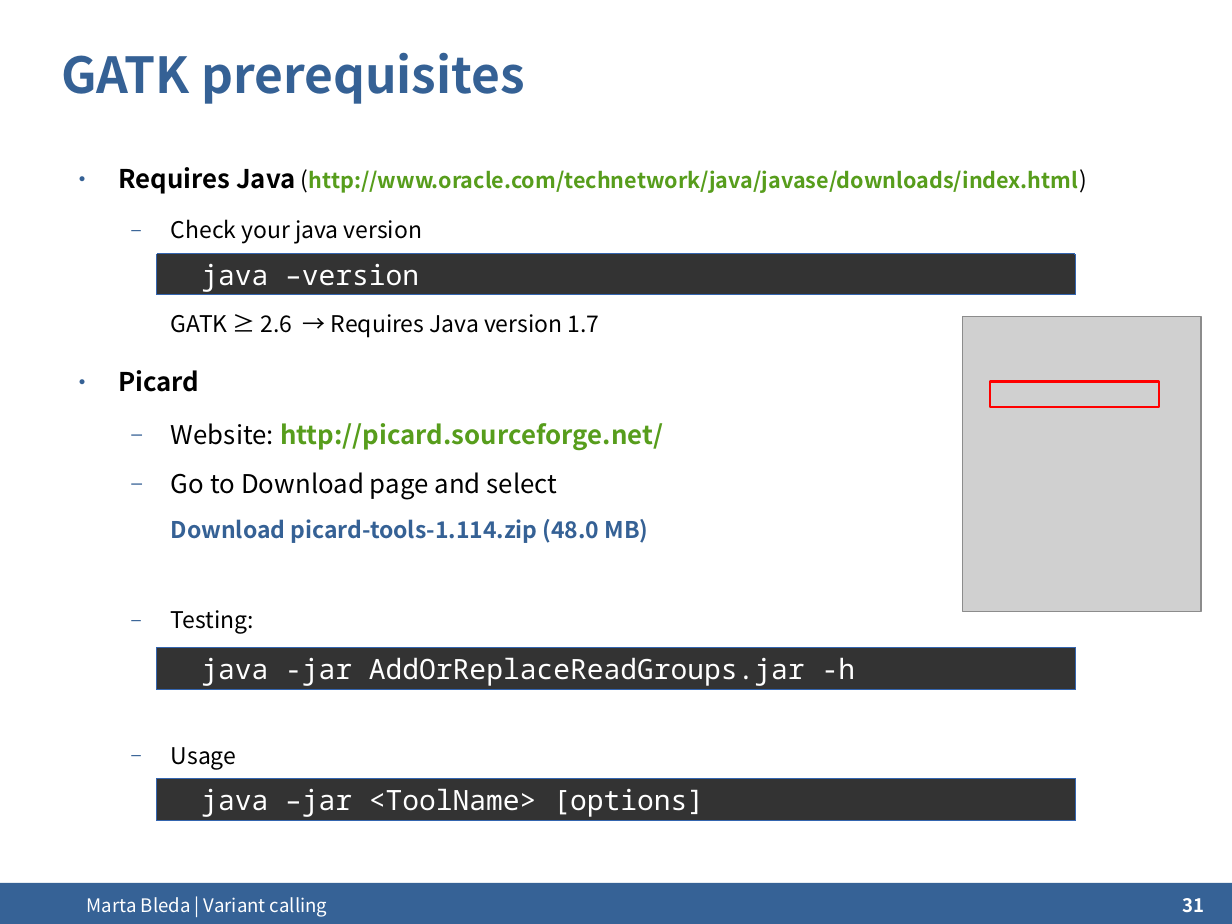
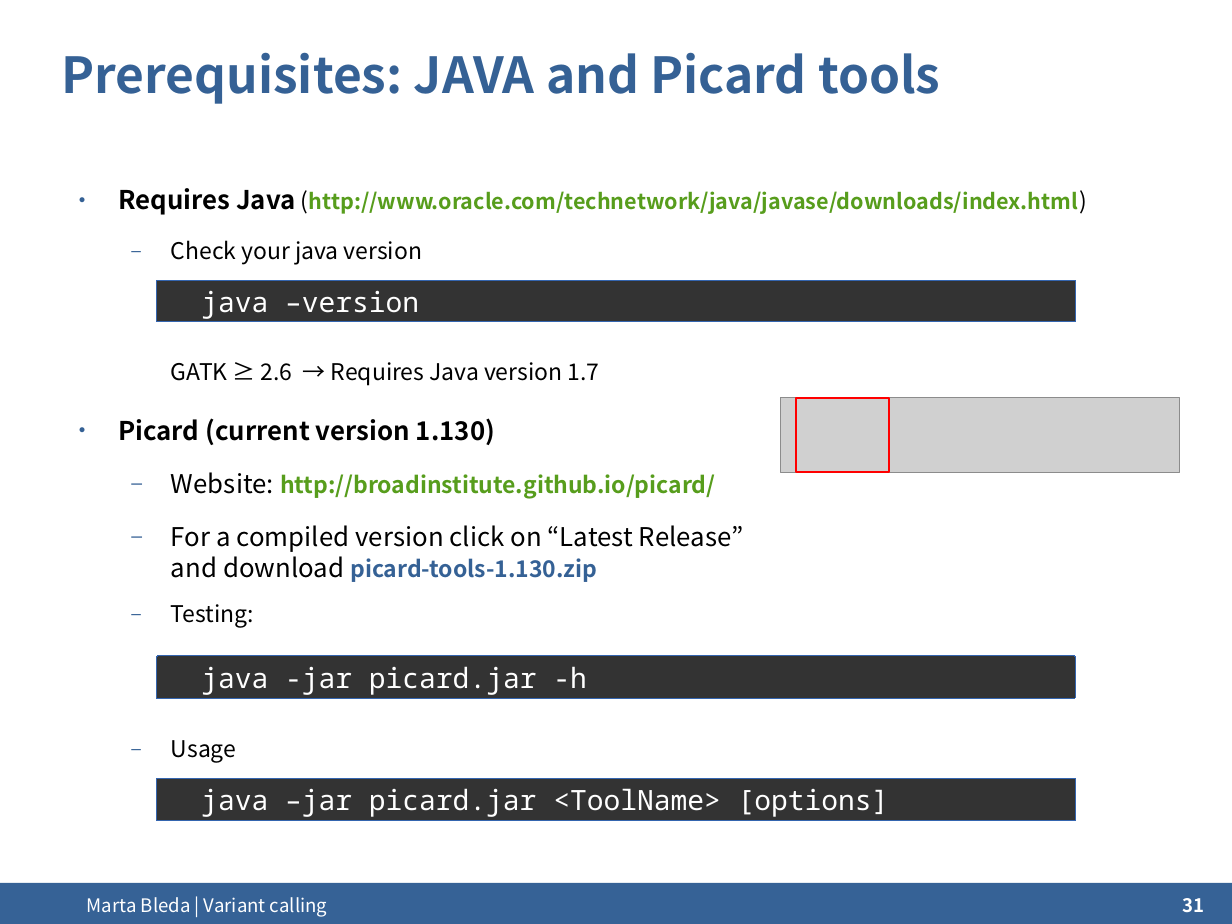
Before and after one commit to ngs-course/ngs-course.github.io, a slide deck: slide 31 of Course_Materials/variant_calling/presentation/2015-Cambridge_variant_calling.odp. Drawn at 1232x924 pixels with LibreOffice and Linux fonts; fonts in the diff are those of the drawing; grey boxes stand for pictures; background and template pictures are left out. Boxes give left, top, right and bottom in pixels: in the first picture for what was removed or moved away, otherwise in the second. Text is boxed around its words. In the diff, an @@ line names an element or a change of style, - is before the commit and + after.

```diff
--- a/Course_Materials/variant_calling/presentation/2015-Cambridge_variant_calling.odp
+++ b/Course_Materials/variant_calling/presentation/2015-Cambridge_variant_calling.odp
@@ title at (x1=62, y1=52, x2=940, y2=104): text changed @@
-GATK prerequisites
+Prerequisites: JAVA and Picard tools
@@ text "Requires Java (http://www.oracle.com/technetwork/java/javase ..." moved from (x1=118, y1=167, x2=1078, y2=769) to (x1=118, y1=188, x2=1078, y2=763) @@
@@ rounded rectangle "java –version" moved from (x1=157, y1=254, x2=1075, y2=295) to (x1=157, y1=281, x2=1075, y2=322) @@
@@ rectangle removed at (x1=991, y1=381, x2=1159, y2=406) @@
@@ text at (x1=118, y1=418, x2=744, y2=582): text changed @@
-● Picard
-  – Website: http://picard.sourceforge.net/
-  – Go to Download page and select
-  Download picard-tools-1.114.zip (48.0 MB)
+● Picard (current version 1.130)
+  – Website: http://broadinstitute.github.io/picard/
+  – For a compiled version click on “Latest Release”
+    and download picard-tools-1.130.zip
@@ picture resized from (x1=963, y1=318, x2=1201, y2=612) to (x1=781, y1=398, x2=1181, y2=473) @@
@@ rectangle added at (x1=796, y1=398, x2=889, y2=473), outline #FF0000 1.45 pt @@
@@ rounded rectangle "java -jar picard.jar -h" moved from (x1=157, y1=647, x2=1075, y2=690) to (x1=157, y1=656, x2=1075, y2=699) @@
@@ text in rounded rectangle at (x1=201, y1=666, x2=587, y2=695): text changed @@
-java -jar AddOrReplaceReadGroups.jar -h
+java -jar picard.jar -h
@@ text in rounded rectangle at (x1=201, y1=788, x2=889, y2=817): text changed @@
-java –jar <ToolName> [options]
+java –jar picard.jar <ToolName> [options]
```
Also in this commit, not shown: 3 other slides changed, 2 slides added, 1 other file.
